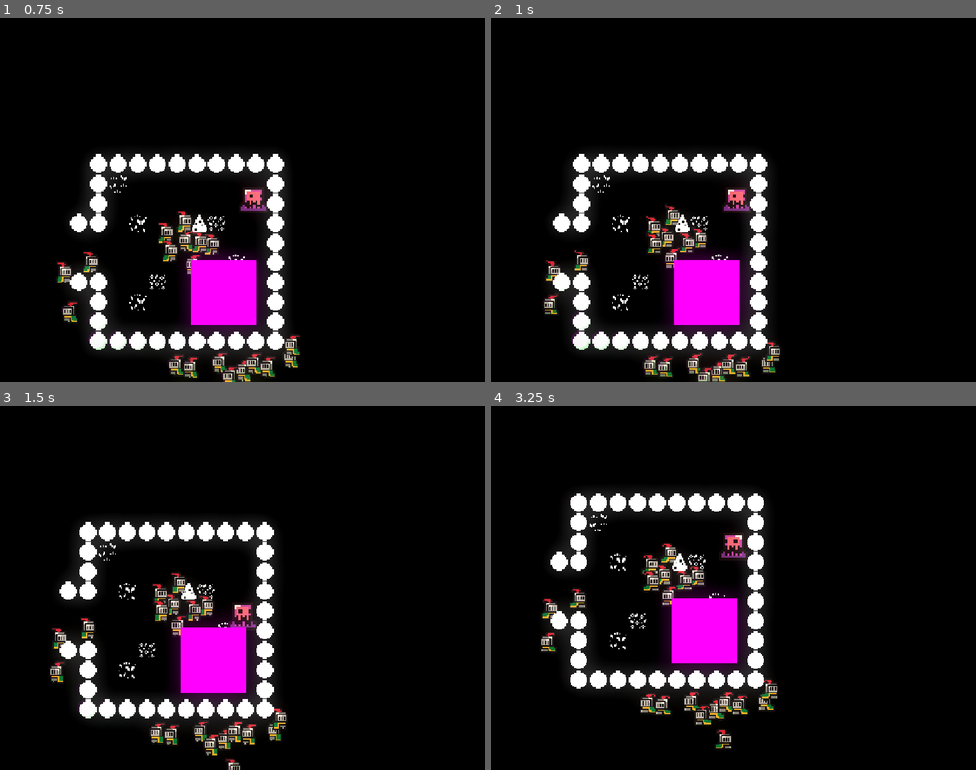
Above: before the commit, frames 1-4 (two rows, left to right).
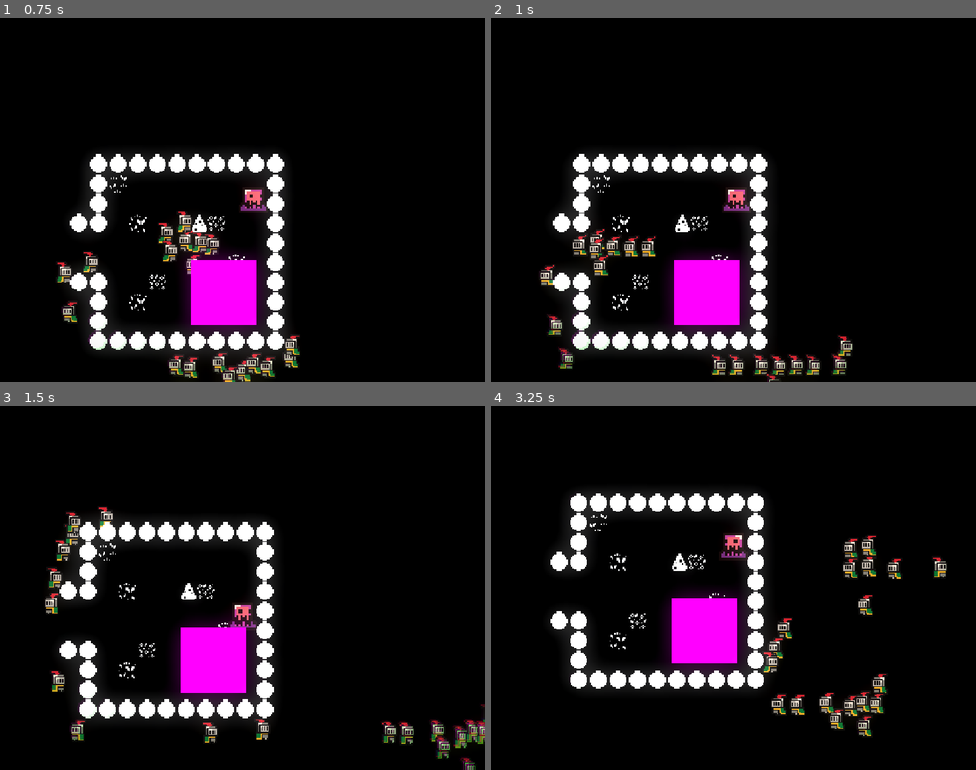
Above: after the commit, the same moments.

Repository: Octaniko/EnemyOfNone
Game: Godot game, scene res://scenes/world.tscn
Two runs of this game, one before a commit and one after it. Both use one fixed random seed, a clock stepped at 60 frames per second and the inputs below.
Inputs:
- Up to frame 1 (0.75 s): hold D (right) from 0.53 s (still down); hold Shift (recall) from 0.53 s (still down)
- Up to frame 2 (1 s): keep holding D (right); keep holding Shift (recall); tap Space (rush) at 0.8 s
- Up to frame 3 (1.5 s): release D (right) at 1.28 s; release Shift (recall) at 1.28 s; hold S (down) from 1.28 s (still down); tap Space (rush) at 1.35 s
- Up to frame 4 (3.25 s): tap Shift (recall) at 1.55, 2.85 s; release S (down) at 2.03 s; hold D (right) 2.03-2.78 s; hold E (dismiss) 2.03-2.78 s; tap Space (rush) at 2.3 s; hold W (up) from 2.78 s (still down)

Frame 1 is identical in both runs. In frame 2, 3.7% of the frame differs, in the area x 9-75%, y 51-100%; in frame 3, 4.1%; in frame 4, 4.3%, in the area x 10-94%, y 35-94%.

Commit message:
feat: Add Unit Rush state logic (every unit at the same time)

Diff:
--- a/scenes/entities/unit/states/unit_idle.gd
+++ b/scenes/entities/unit/states/unit_idle.gd
@@ -3,8 +3,6 @@
 @export var seek_state: State = null
 @export var follow_state: State = null
 @export var search_time := 0.12
-
-var idle_timer := 0.0
 
 func enter() -> void:
 	super()
--- a/scenes/entities/unit/states/unit_rush.gd
+++ b/scenes/entities/unit/states/unit_rush.gd
@@ -1,11 +1,37 @@
+# todo: make so only one rushes
+# todo: figure out why recall doesn't get everyone sometimes
 extends State
 
+@export var idle_state: State = null
+@export var follow_state: State = null
+@export var rush_speed := 320
+@export var reach_tolerance := 8.0
 
-# Called when the node enters the scene tree for the first time.
-func _ready() -> void:
-	pass # Replace with function body.
+var rush_target: Vector2
 
+func enter() -> void:
+	move_speed = rush_speed
+	super()
 
-# Called every frame. 'delta' is the elapsed time since the previous frame.
-func _process(delta: float) -> void:
-	pass
+	rush_target = parent.get_rush_target_point()
+	parent.navigation_agent_2d.target_position = rush_target
+	parent.set_meta("just_rushed", true)
+
+func process_physics(delta: float) -> State:
+	if parent.navigation_agent_2d.is_navigation_finished():
+		return idle_state
+
+	var next_path_position = parent.navigation_agent_2d.get_next_path_position()
+	parent.velocity = (next_path_position - parent.global_position).normalized() * move_speed
+	parent.move_and_slide()
+	parent.animations.flip_h = false if parent.velocity.x > 0 else true
+
+	if parent.global_position.distance_to(rush_target) <= reach_tolerance:
+		return idle_state
+
+	return null
+
+func process_input(event: InputEvent) -> State:
+	if event is InputEventAction and event.is_action_pressed("recall"):
+		return follow_state
+	return null
--- a/scenes/entities/unit/unit.gd
+++ b/scenes/entities/unit/unit.gd
@@ -1,7 +1,7 @@
 extends CharacterBody2D
 
 @export var movement_speed := 200.0
-@export var rush_distance := 50.0
+@export var rush_distance := 200.0
 
 @onready var navigation_agent_2d: NavigationAgent2D = $NavigationAgent2D
 @onready var animations: AnimatedSprite2D = $AnimatedSprite2D
--- a/scenes/entities/unit/unit.tscn
+++ b/scenes/entities/unit/unit.tscn
@@ -190,8 +190,10 @@
 idle_state = NodePath("../Idle")
 animation_name = "move"
 
-[node name="Rush" type="Node" parent="StateMachine"]
+[node name="Rush" type="Node" parent="StateMachine" node_paths=PackedStringArray("idle_state", "follow_state")]
 script = ExtResource("5_6v3vn")
+idle_state = NodePath("../Idle")
+follow_state = NodePath("../Follow")
 animation_name = "move"
 
 [node name="Idle" type="Node" parent="StateMachine" node_paths=PackedStringArray("follow_state")]
